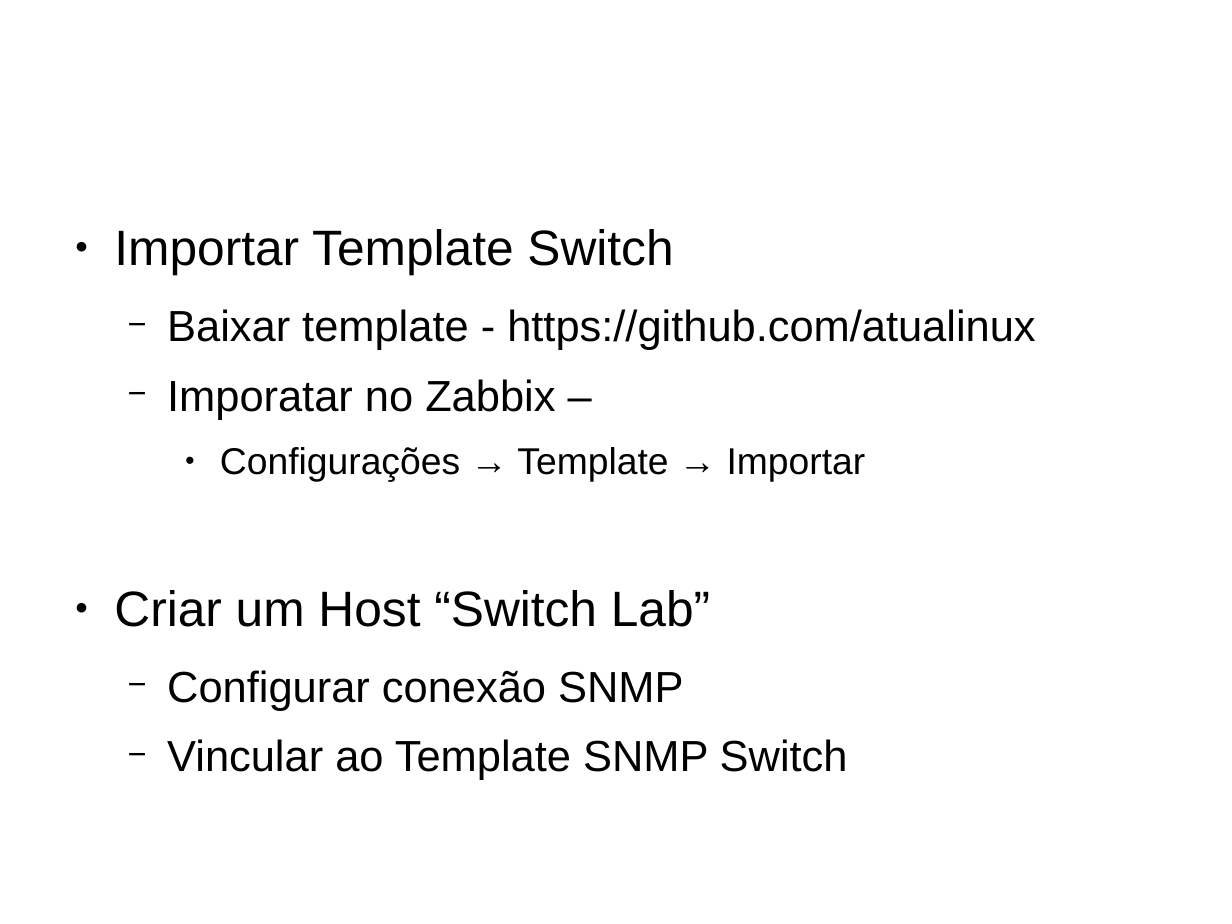
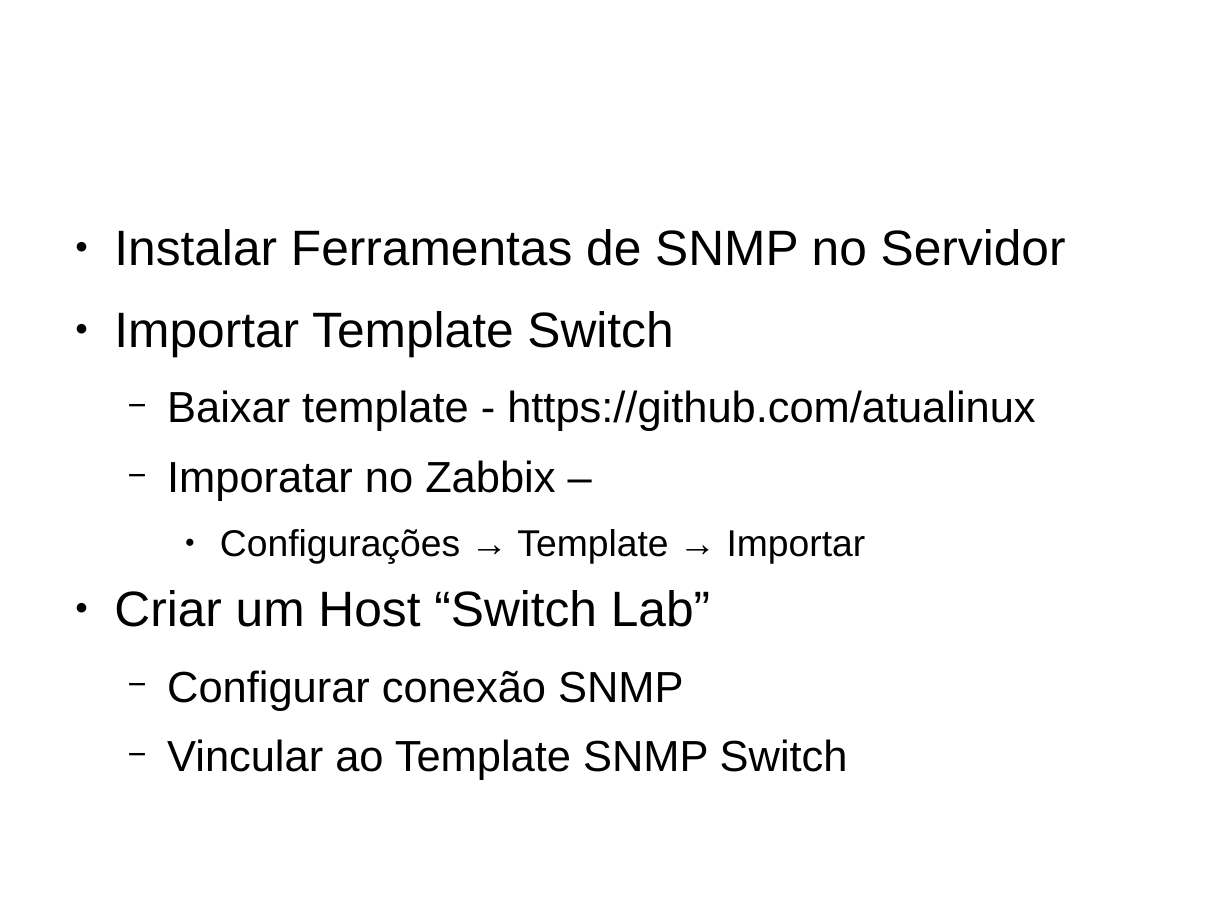
Before and after one commit to atualinux/zabbix, a slide deck: slide 18 of Atua_Zabbix_v1.odp. Drawn at 1232x924 pixels with LibreOffice and Linux fonts; fonts in the diff are those of the drawing; background and template pictures are left out. Boxes give left, top, right and bottom in pixels: in the first picture for what was removed or moved away, otherwise in the second. Text is boxed around its words. In the diff, an @@ line names an element or a change of style, - is before the commit and + after.

```diff
--- a/Atua_Zabbix_v1.odp
+++ b/Atua_Zabbix_v1.odp
@@ text at <box>114,229,1066,266</box>: paragraph added @@
+● Instalar Ferramentas de SNMP no Servidor
```
Also in this commit, not shown: 2 other slides changed, 3 slides added, 1 other file.
